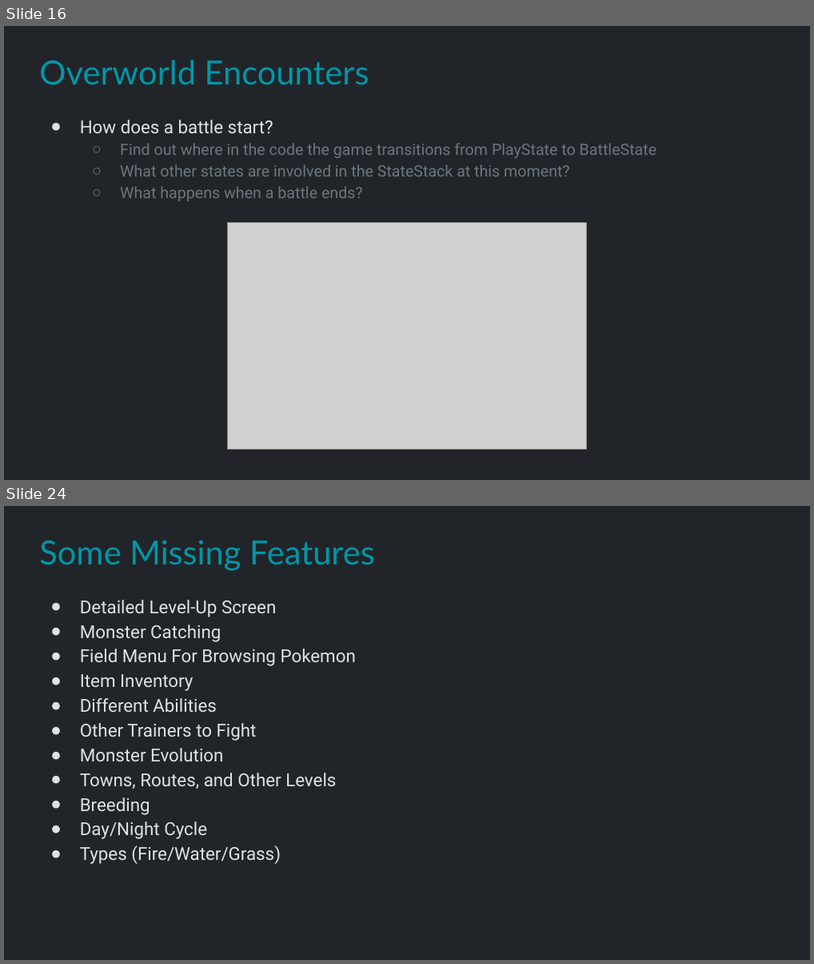
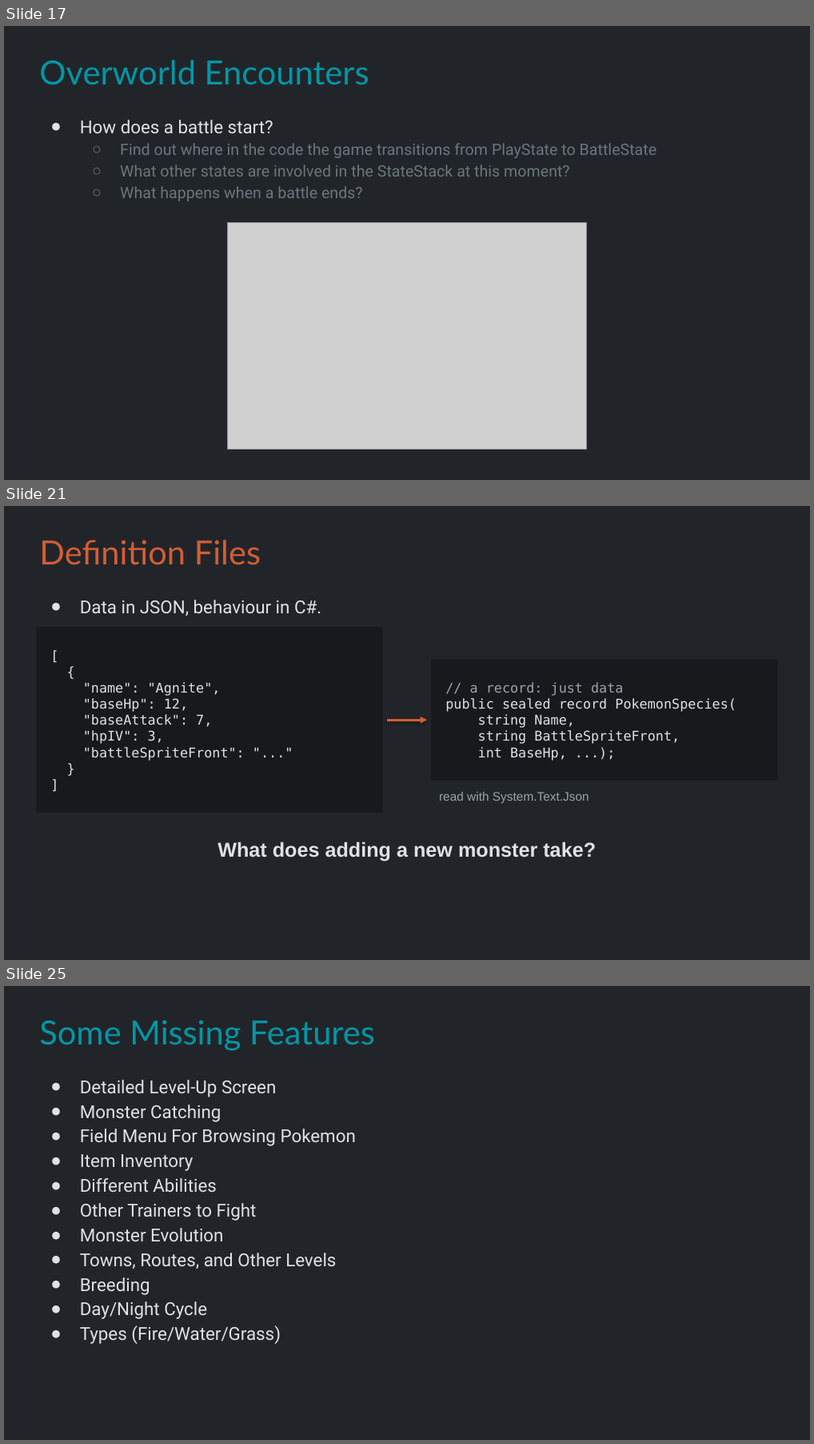
Before and after one commit to Metamate/gar, a slide deck: slides/10 Pokemon.pptx. Shown one above the other, each under a label of ours: slides 16 and 24 before the commit, slides 17, 21 and 25 after it; the slides between them are not shown. The pictures are 814x964 and 814x1444 pixels, drawn with LibreOffice and Linux fonts; fonts in the diff are those of the drawing; grey boxes stand for pictures. Boxes give left, top, right and bottom in pixels: in the first picture for what was removed or moved away, otherwise in the second. Text is boxed around its words. In the diff, an @@ line names an element or a change of style, - is before the commit and + after.

```diff
--- a/slides/10 Pokemon.pptx
+++ b/slides/10 Pokemon.pptx
@@ slide 21 added at (4, 506, 810, 960), background #212529 @@
@@ title added at (39, 540, 261, 565), 29.7 pt, text #D45D35 @@
+Definition Files
@@ text added at (80, 600, 322, 616), 16 pt, text #DEE2E6 @@
+● Data in JSON, behaviour in C#.
@@ rectangle added at (36, 627, 383, 812), fill #17191C, 12 pt, text #DEE2E6 @@
+[
+{
+"name": "Agnite",
+"baseHp": 12,
+"baseAttack": 7,
+"hpIV": 3,
+"battleSpriteFront": "..."
+}
+]
@@ rectangle added at (431, 660, 778, 780), fill #17191C, 12 pt, text #DEE2E6 @@
+// a record: just data
+public sealed record PokemonSpecies(
+string Name,
+string BattleSpriteFront,
+int BaseHp, ...);
@@ arrow added from (387, 720) to (427, 720), #D45D35 2 pt @@
@@ text added at (439, 792, 590, 803), 11 pt, text #9AA3AB @@
+read with System.Text.Json
@@ text added at (218, 841, 596, 861), 18 pt, text #DEE2E6, bold @@
+What does adding a new monster take?
@@ what was slide 16 is now slide 17 @@
@@ what was slide 24 is now slide 25 @@
```
Also in this commit, not shown: 7 slides changed, 7 other slides added, 6 slides removed, 1 other file.
